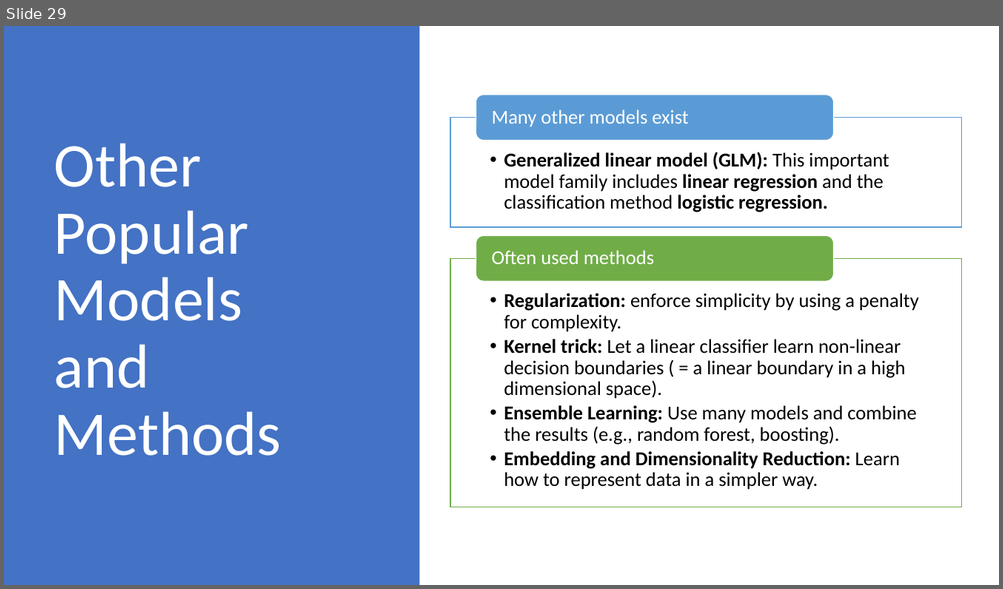
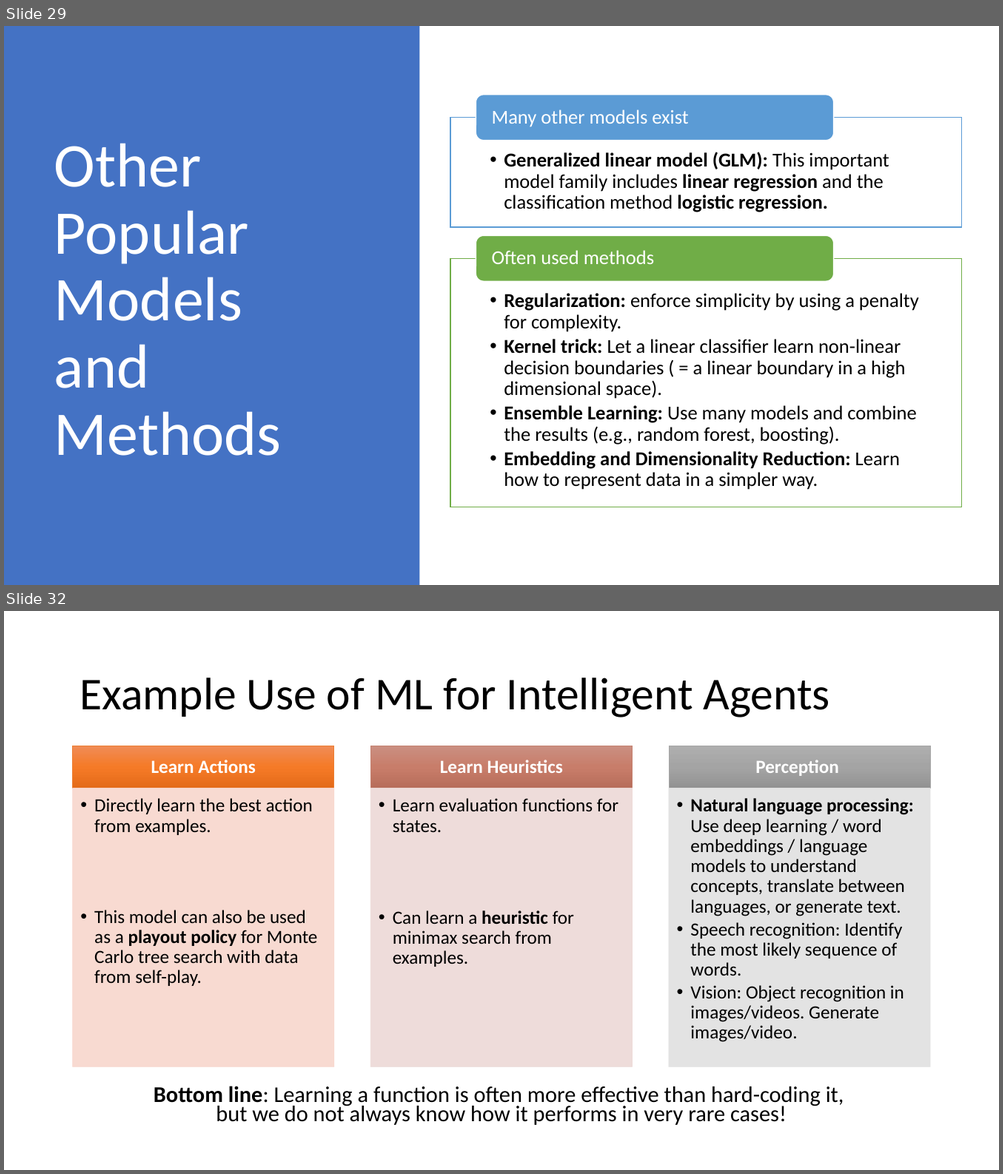
Before and after one commit to mhahsler/CS7320-AI, a slide deck: slides/19_ML_intro.pptx. Shown one above the other, each under a label of ours: slide 29 before the commit, slides 29 and 32 after it; the slides between them are not shown. The pictures are 1003x589 and 1003x1174 pixels, drawn with LibreOffice and Linux fonts; fonts in the diff are those of the drawing. Boxes give left, top, right and bottom in pixels: in the first picture for what was removed or moved away, otherwise in the second. Text is boxed around its words. In the diff, an @@ line names an element or a change of style, - is before the commit and + after.

```diff
--- a/slides/19_ML_intro.pptx
+++ b/slides/19_ML_intro.pptx
@@ slide 32 added at (x1=4, y1=611, x2=999, y2=1170), background #FFFFFF @@
@@ title added at (x1=79, y1=678, x2=830, y2=718), 44 pt, text #000000 @@
+Example Use of ML for Intelligent Agents
@@ group added at (x1=73, y1=746, x2=930, y2=1068): 6 rectangles, 6 texts @@
+Learn Actions
+  • Directly learn the best action from examples.
+  • This model can also be used as a playout policy for Monte Carlo tree search with data from self-play.
+Learn Heuristics
+  • Learn evaluation functions for states.
+  • Can learn a heuristic for minimax search from examples.
+Perception
+  • Natural language processing: Use deep learning / word embeddings / language models to understand concepts, translate between languages, or generate text.
+  • Speech recognition: Identify the most likely sequence of words.
+  • Vision: Object recognition in images/videos. Generate images/video.
@@ text added at (x1=153, y1=1086, x2=844, y2=1125), 21.7 pt, text #000000 @@
+Bottom line: Learning a function is often more effective than hard-coding it,
+but we do not always know how it performs in very rare cases!
```
Also in this commit, not shown: 12 slides changed, 1 other file.
